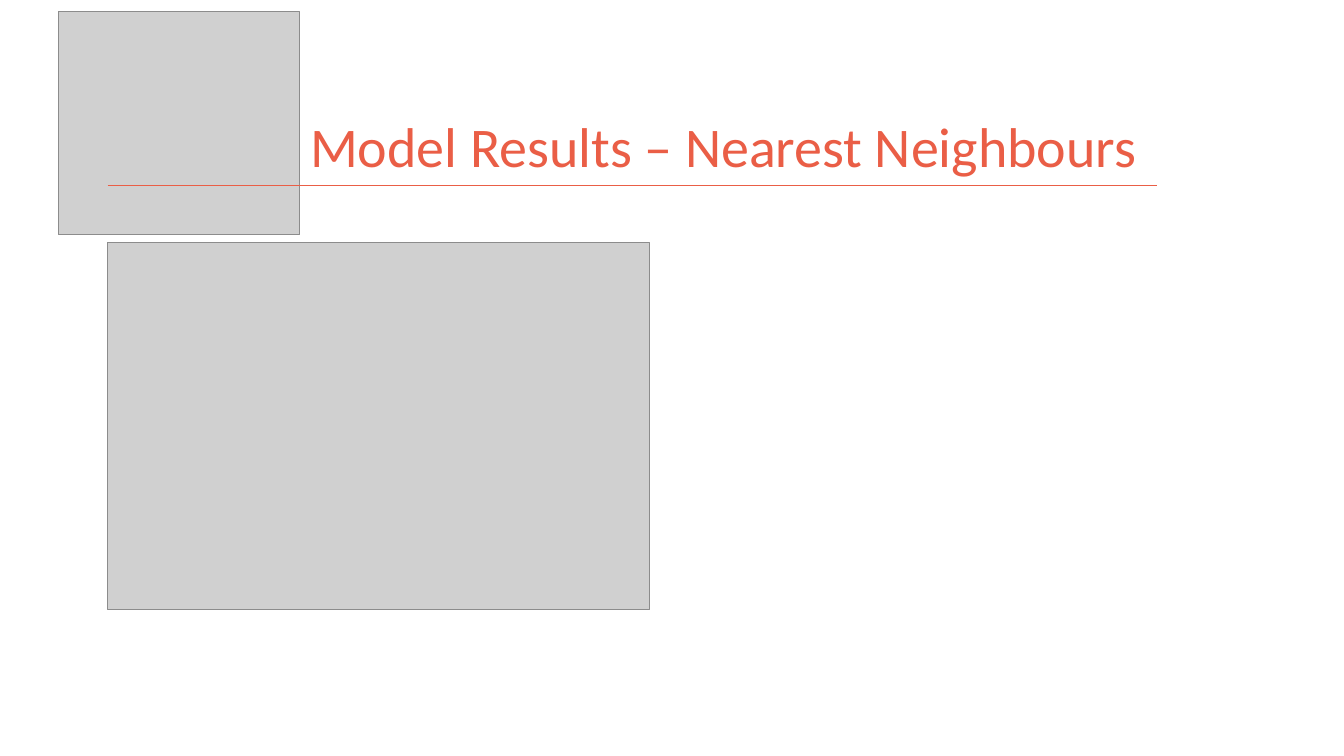
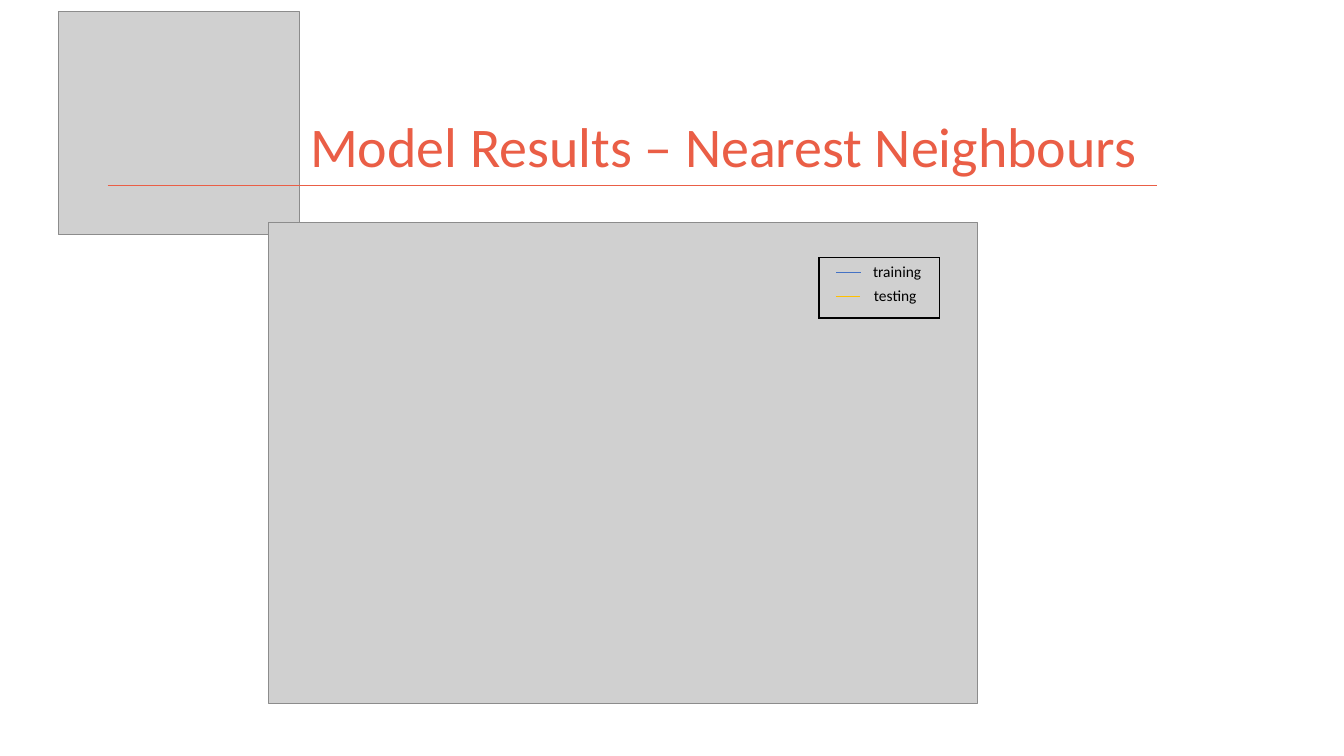
Before and after one commit to kman4/AirbnbPredictions, a slide deck: slide 17 of Airbnb Price Predictions (Model).pptx. Drawn at 1344x756 pixels with LibreOffice and Linux fonts; fonts in the diff are those of the drawing; grey boxes stand for pictures. Boxes give left, top, right and bottom in pixels: in the first picture for what was removed or moved away, otherwise in the second. Text is boxed around its words. In the diff, an @@ line names an element or a change of style, - is before the commit and + after.

```diff
--- a/Airbnb Price Predictions (Model).pptx
+++ b/Airbnb Price Predictions (Model).pptx
@@ picture: place and size @@
-picture at box(108, 243, 650, 610)
+picture at box(268, 223, 978, 703)
@@ group added at box(819, 258, 940, 319): 2 lines, 2 texts, 1 rectangle @@
+training
+testing
```
Also in this commit, not shown: 3 other slides changed.
